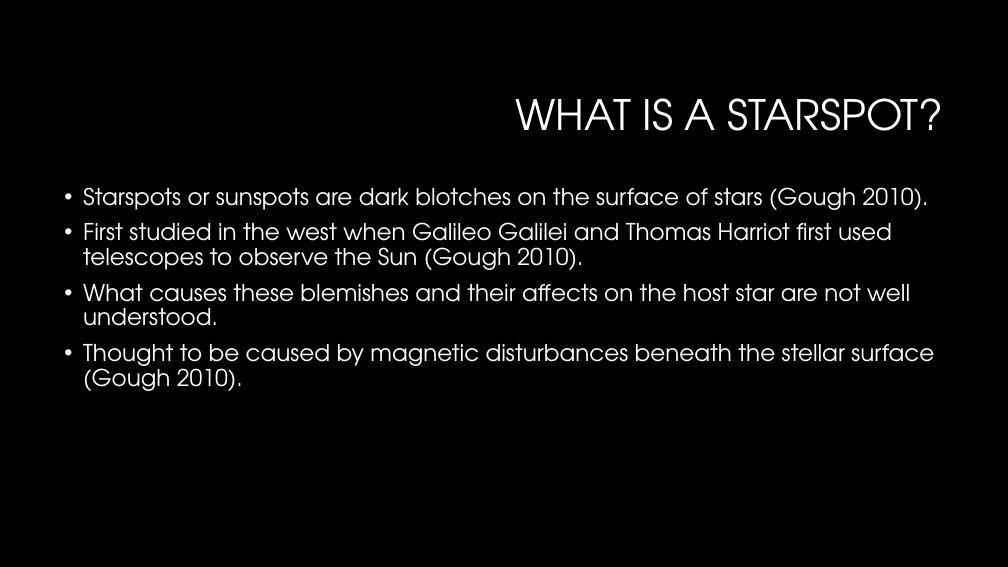
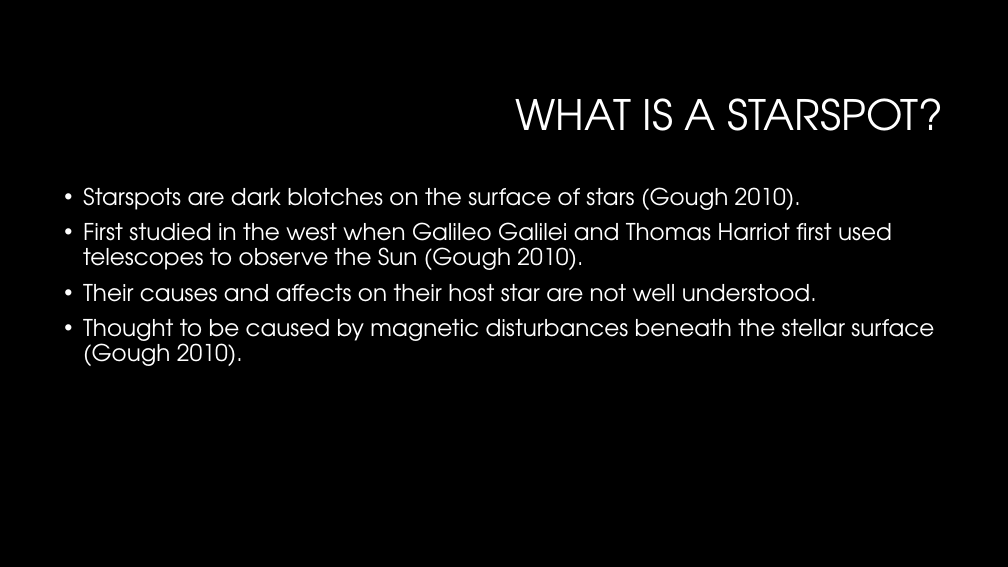
Before and after one commit to mljohn2151/ASTR-3150-GitHub, a slide deck: slide 2 of FUSE - Mottled Stars/FUSE Literature Review/Mottled Stars Literature Review.pptx. Drawn at 1008x567 pixels with LibreOffice and Linux fonts; fonts in the diff are those of the drawing; background and template pictures are left out. Boxes give left, top, right and bottom in pixels: in the first picture for what was removed or moved away, otherwise in the second. Text is boxed around its words. In the diff, an @@ line names an element or a change of style, - is before the commit and + after.

```diff
--- a/FUSE - Mottled Stars/FUSE Literature Review/Mottled Stars Literature Review.pptx
+++ b/FUSE - Mottled Stars/FUSE Literature Review/Mottled Stars Literature Review.pptx
@@ text at (83,187,801,210): text changed @@
-• Starspots or sunspots are dark blotches on the surface of stars (Gough 2010).
+• Starspots are dark blotches on the surface of stars (Gough 2010).
@@ text at (83,284,817,302): text changed @@
-• What causes these blemishes and their affects on the host star are not well understood.
+• Their causes and affects on their host star are not well understood.
```
Also in this commit, not shown: 1 other slide changed.
